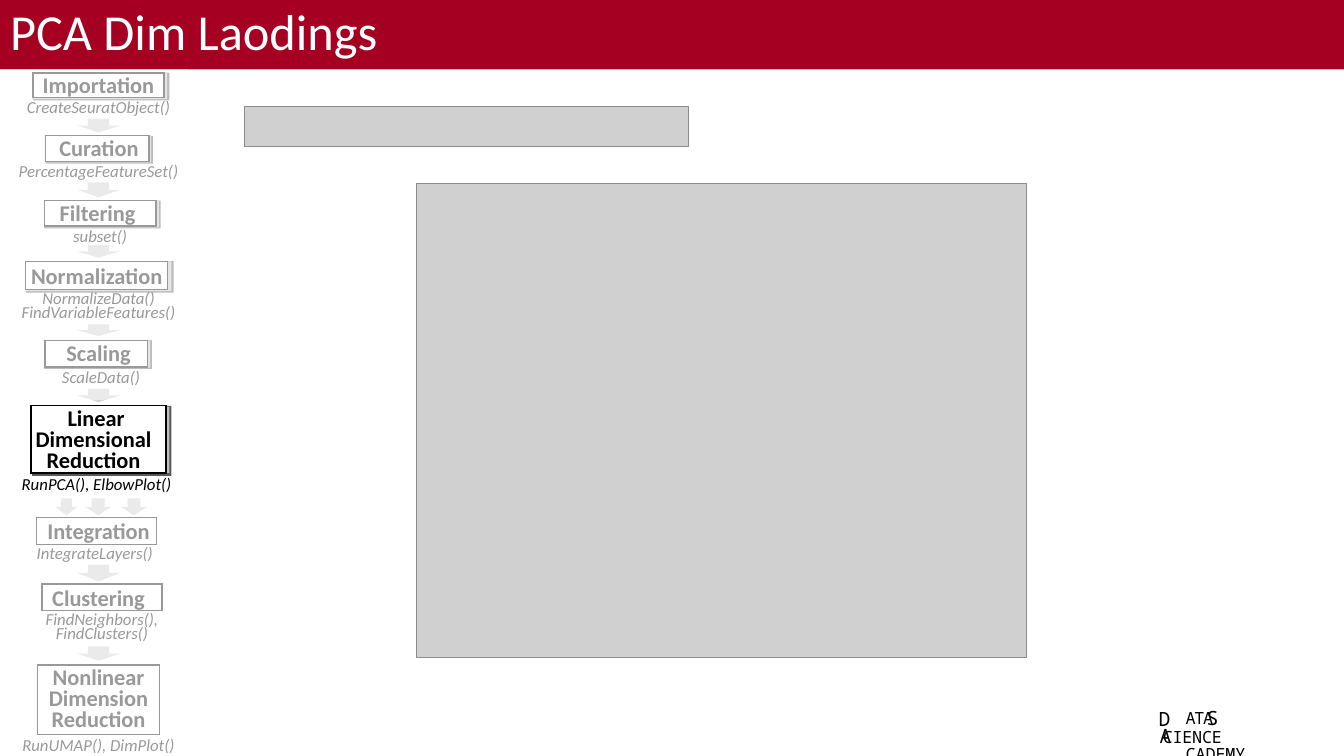
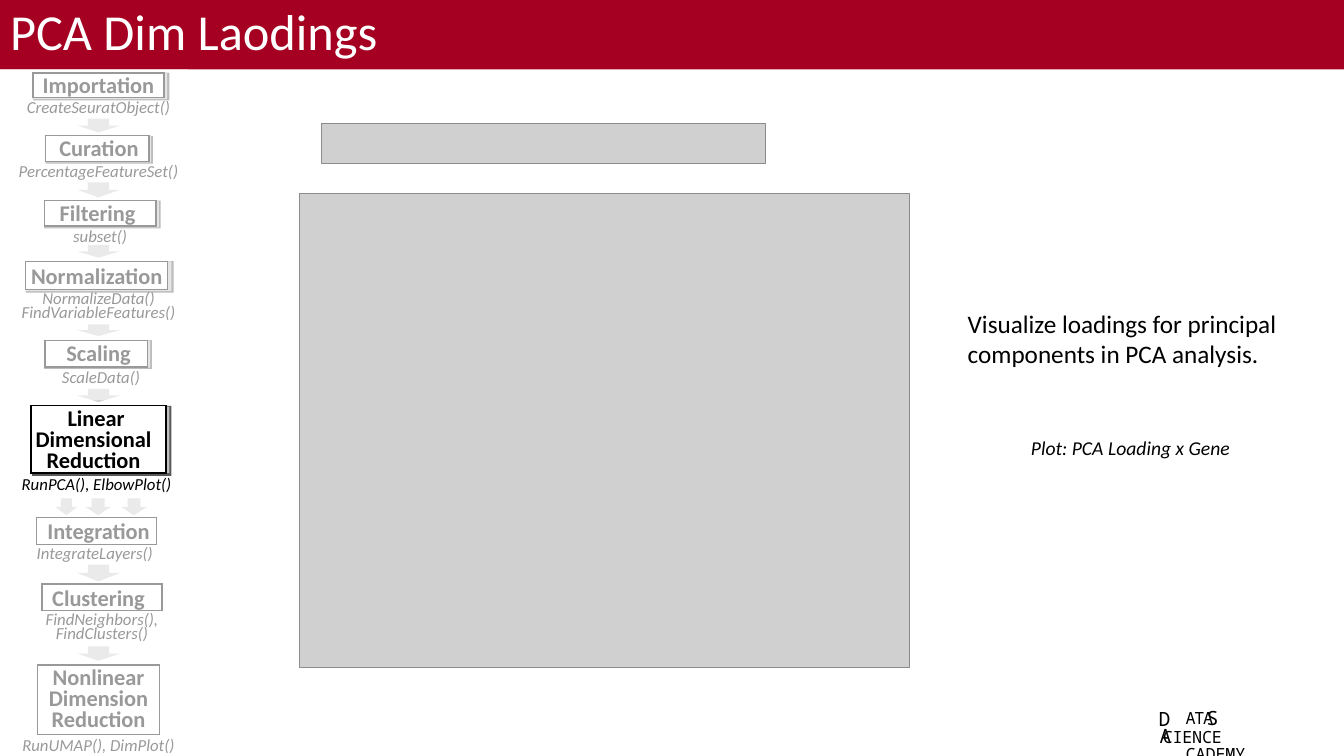
Before and after one commit to bacorli2/scrna_workshop, a slide deck: slide 13 of M5_Seurat_DGE_and_Exploratory/M5_Seurat_DGE_Exploratory.pptx. Drawn at 1344x756 pixels with LibreOffice and Linux fonts; fonts in the diff are those of the drawing; grey boxes stand for pictures; background and template pictures are left out. Boxes give left, top, right and bottom in pixels: in the first picture for what was removed or moved away, otherwise in the second. Text is boxed around its words. In the diff, an @@ line names an element or a change of style, - is before the commit and + after.

```diff
--- a/M5_Seurat_DGE_and_Exploratory/M5_Seurat_DGE_Exploratory.pptx
+++ b/M5_Seurat_DGE_and_Exploratory/M5_Seurat_DGE_Exploratory.pptx
@@ picture: place and size @@
-picture at (244,107,689,147)
+picture at (322,124,766,164)
@@ picture: place and size @@
-picture at (417,184,1027,658)
+picture at (299,194,909,668)
@@ text added at (968,315,1276,367), 18 pt, text #000000 @@
+Visualize loadings for principal
+components in PCA analysis.
@@ text added at (1031,441,1230,459), 14 pt, text #000000, italic @@
+Plot: PCA Loading x Gene
```
Also in this commit, not shown: 14 other slides changed, 2 other files.
